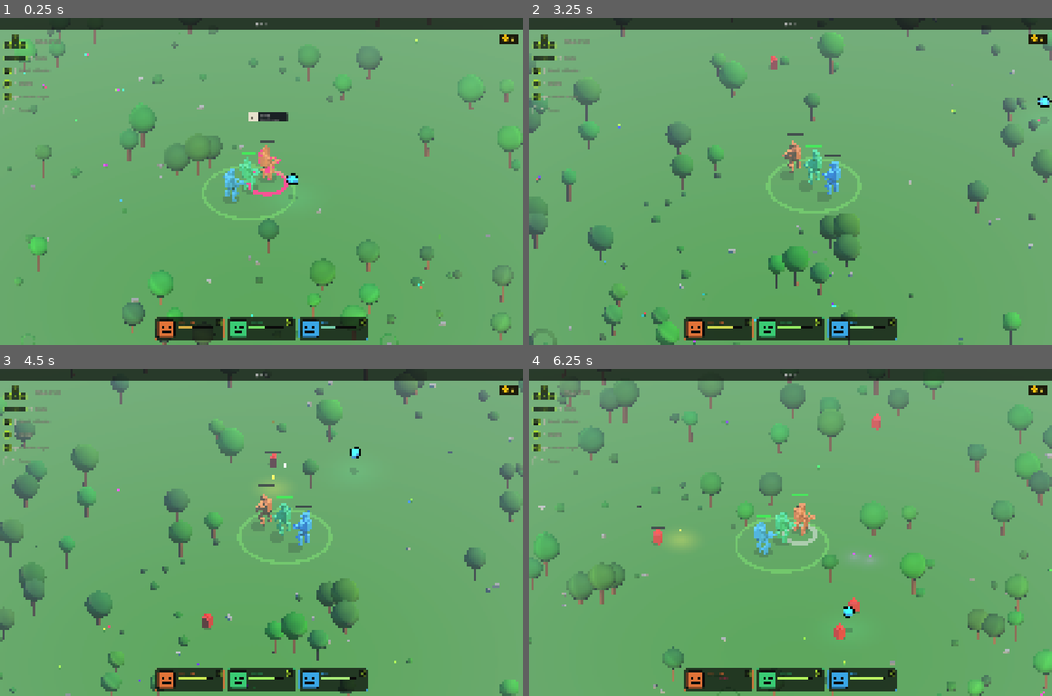
Above: before the commit, frames 1-4 (two rows, left to right).
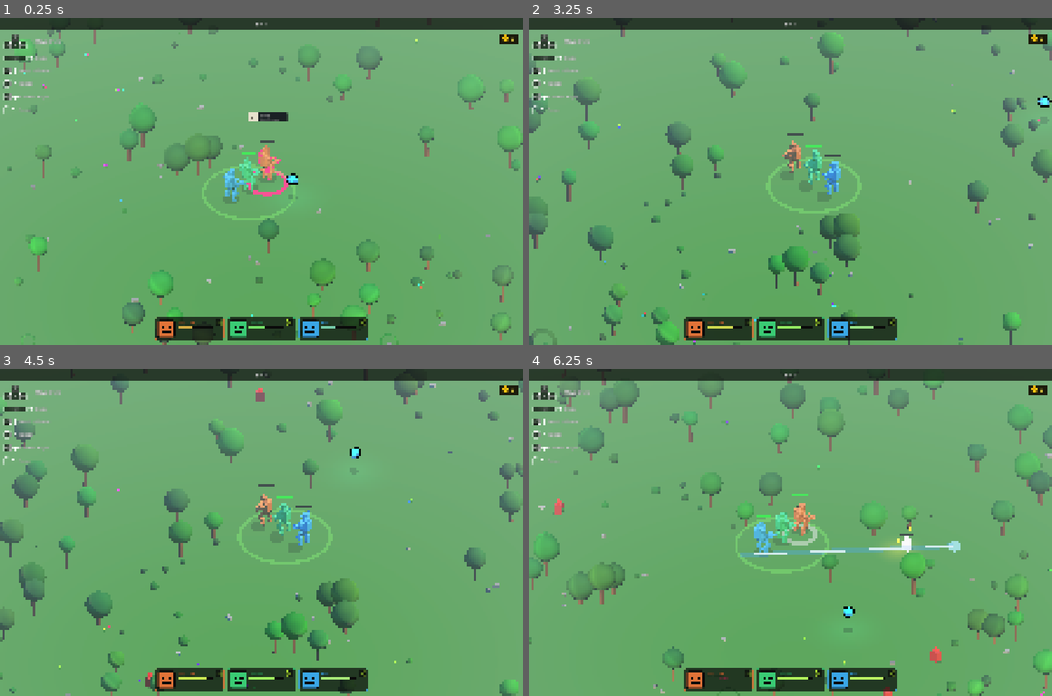
Above: after the commit, the same moments.

Repository: Jojjo1010/MechGame
Game: Godot game, scene res://scenes/game/Game.tscn
The game is run twice, just before and just after one commit, with the same random seed, the same clock (stepped at 60 frames per second) and the same inputs.
Inputs (mouse positions are in pixels of both pictures, inside the frame that each line leads up to):
- Up to frame 1 (0.25 s): no input
- Up to frame 2 (3.25 s): tap Enter at 0.5 s; move the mouse to (905, 165) at 0.52 s; hold D 0.53-1.25 s; tap Q at 0.6 s; click (905, 165) at 0.67 s; tap Space at 0.77 s; drag from (685, 197) to (764, 246) at 1.27 s; move the mouse to (842, 109) at 2.02 s; hold D 2.03-2.75 s; tap F at 2.1 s; drag from (764, 246) to (633, 132) at 2.77 s
- Up to frame 3 (4.5 s): move the mouse to (418, 581) at 3.52 s; hold A 3.53-4.25 s; tap E at 3.6 s; tap Space at 3.77 s; drag from (104, 483) to (183, 450) at 4.27 s
- Up to frame 4 (6.25 s): move the mouse to (816, 532) at 5.02 s; hold S 5.03-5.75 s; tap Q at 5.1 s; click (816, 532) at 5.17 s; drag from (712, 450) to (685, 548) at 5.77 s

The runs differ from the first frame. In frame 1, 0.4% of the frame differs, in the area x 0-12%, y 5-30%; in frame 2, 0.5%; in frame 3, 0.8%; in frame 4, 2.0%, in the area x 0-83%, y 5-100%.

Commit message:
White controls legend + dynamic off-screen spawn radius
ControlsLegend: action labels + ActionIcon glyphs + key-cap borders +
key-cap text + the mouse silhouette/scroll wheel all switch from
COLOR_TEXT_SECONDARY/COLOR_ACCENT_LIME to COLOR_TEXT_PRIMARY (white) so
the panel-less legend stays legible against varied terrain. Outline
bumped to OUTLINE_LABEL for stronger silhouette.

WaveSpawner: spawn radius now scales with camera.size × max(1, aspect)
so enemies pop in just past the visible edge regardless of zoom or
monitor. Floored at SPAWN_RADIUS_MIN=22 with a SPAWN_MARGIN=6 buffer.
On the ultrawide (aspect 2.39) at default zoom 32 this lands at ~44,
well past the edge; on the design machine (1.6) ~32.

Co-Authored-By: Claude Opus 4.7 (1M context) <noreply@anthropic.com>

Diff:
--- a/scenes/game/WaveSpawner.gd
+++ b/scenes/game/WaveSpawner.gd
@@ -1,7 +1,8 @@
 extends Node
 
 const ENEMY_SCENE    := preload("res://scenes/enemies/Enemy.tscn")
-const SPAWN_RADIUS   := 20.0   # safely outside camera view
+const SPAWN_RADIUS_MIN := 22.0  # floor for the dynamic radius — at min zoom we still want a reasonable approach distance
+const SPAWN_MARGIN     := 6.0   # extra padding past the visible edge so spawns never pop in on-screen
 const BASE_ENEMIES   := 5
 const WAVE_INTERVAL  := 12.0
 const SPAWN_SPREAD   := 4.0    # seconds over which a wave staggers its spawns
@@ -36,10 +37,23 @@
 	# is -PI/2. A ±2PI/3 window gives a 240° arc covering front and both sides
 	# while excluding the ~120° cone directly behind the conga line.
 	var angle := -PI / 2.0 + randf_range(-2.0 * PI / 3.0, 2.0 * PI / 3.0)
-	var offset := Vector3(cos(angle), 0.0, sin(angle)) * SPAWN_RADIUS
+	var offset := Vector3(cos(angle), 0.0, sin(angle)) * _spawn_radius()
 	var enemy: Node3D = ENEMY_SCENE.instantiate()
 	enemies_container.add_child(enemy)
 	enemy.global_position = center + offset
+
+# Spawn distance scales with the orthographic camera size + viewport aspect so
+# enemies always pop in just past the visible edge — regardless of zoom level
+# or monitor (ultrawide sees ~50% more world horizontally than the design
+# machine, and the radius needs to follow).
+func _spawn_radius() -> float:
+	var cam := get_viewport().get_camera_3d()
+	var vp_size: Vector2 = get_viewport().get_visible_rect().size
+	if cam == null or cam.projection != Camera3D.PROJECTION_ORTHOGONAL or vp_size.y <= 0.0:
+		return SPAWN_RADIUS_MIN
+	var aspect: float = vp_size.x / vp_size.y
+	var visible_half: float = cam.size * maxf(1.0, aspect) * 0.5
+	return maxf(SPAWN_RADIUS_MIN, visible_half + SPAWN_MARGIN)
 
 # Use the lead mech as the reference so front-spawned enemies actually land
 # ahead of the line rather than behind the average position.
--- a/scenes/ui/ControlsLegend.gd
+++ b/scenes/ui/ControlsLegend.gd
@@ -73,11 +73,11 @@
 	chip.size_flags_vertical = Control.SIZE_SHRINK_CENTER
 	hbox.add_child(chip)
 
-	# Action icon is supporting iconography, not a highlight — neutral grey so
-	# the eye lands on the lime key chip first, then reads the icon as context.
+	# Without the panel backdrop the legend sits over the world — push everything
+	# to white with a black outline so it stays legible against any terrain.
 	var icon := ActionIcon.new()
 	icon.action_id            = icon_id
-	icon.accent               = UITheme.COLOR_TEXT_SECONDARY
+	icon.accent               = UITheme.COLOR_TEXT_PRIMARY
 	icon.custom_minimum_size  = Vector2(ICON_SIZE, ICON_SIZE)
 	icon.size_flags_vertical  = Control.SIZE_SHRINK_CENTER
 	icon.mouse_filter         = Control.MOUSE_FILTER_IGNORE
@@ -86,9 +86,9 @@
 	var lbl := Label.new()
 	lbl.text = action_text
 	lbl.add_theme_font_size_override("font_size", ACTION_FONT)
-	lbl.add_theme_color_override("font_color",         UITheme.COLOR_TEXT_SECONDARY)
+	lbl.add_theme_color_override("font_color",         UITheme.COLOR_TEXT_PRIMARY)
 	lbl.add_theme_color_override("font_outline_color", UITheme.COLOR_OUTLINE)
-	lbl.add_theme_constant_override("outline_size",    UITheme.OUTLINE_BODY)
+	lbl.add_theme_constant_override("outline_size",    UITheme.OUTLINE_LABEL)
 	lbl.set_v_size_flags(Control.SIZE_SHRINK_CENTER)
 	lbl.mouse_filter = Control.MOUSE_FILTER_IGNORE
 	hbox.add_child(lbl)
@@ -131,7 +131,7 @@
 	cap.custom_minimum_size  = Vector2(w, h)
 	var sb := StyleBoxFlat.new()
 	sb.bg_color            = UITheme.COLOR_PANEL_ALPHA
-	sb.border_color        = UITheme.COLOR_ACCENT_LIME
+	sb.border_color        = UITheme.COLOR_TEXT_PRIMARY
 	sb.border_width_left   = 2
 	sb.border_width_right  = 2
 	sb.border_width_top    = 2
@@ -140,7 +140,7 @@
 	cap.add_theme_stylebox_override("panel", sb)
 	var lbl := Label.new()
 	lbl.text = text.to_upper()
-	UITheme.style_label_caps(lbl, font_size, UITheme.COLOR_ACCENT_LIME)
+	UITheme.style_label_caps(lbl, font_size, UITheme.COLOR_TEXT_PRIMARY)
 	lbl.horizontal_alignment = HORIZONTAL_ALIGNMENT_CENTER
 	lbl.vertical_alignment   = VERTICAL_ALIGNMENT_CENTER
 	lbl.mouse_filter         = Control.MOUSE_FILTER_IGNORE
@@ -150,4 +150,6 @@
 func _make_mouse_chip() -> Control:
 	var m := MouseIcon.new()
 	m.custom_minimum_size = Vector2(MOUSE_W, MOUSE_H)
+	m.body_color = UITheme.COLOR_TEXT_PRIMARY
+	m.accent     = UITheme.COLOR_TEXT_PRIMARY
 	return m
